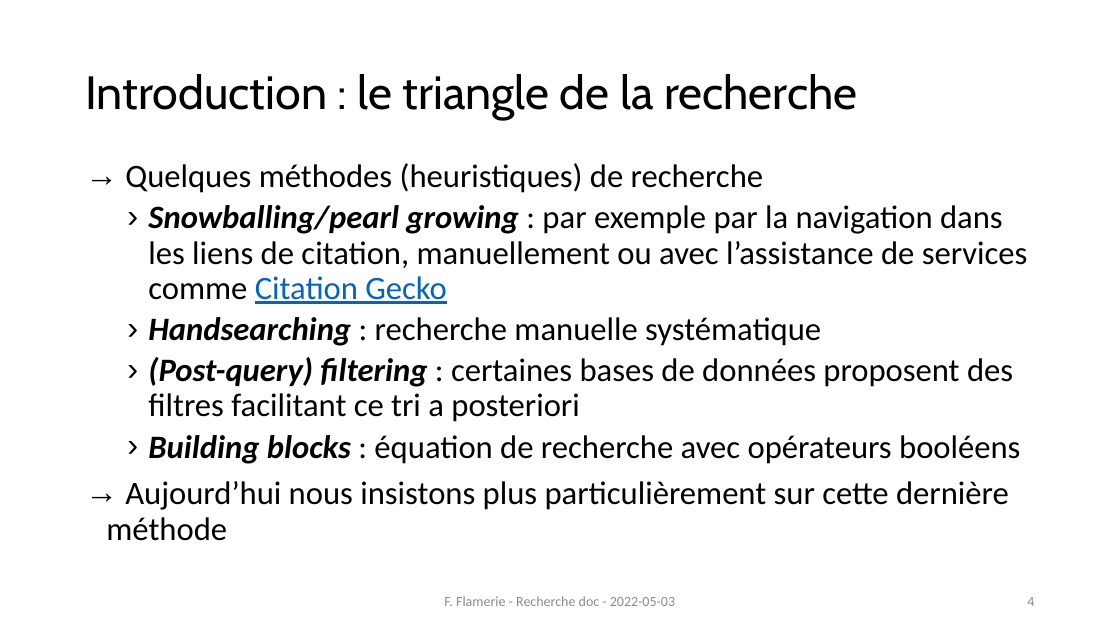
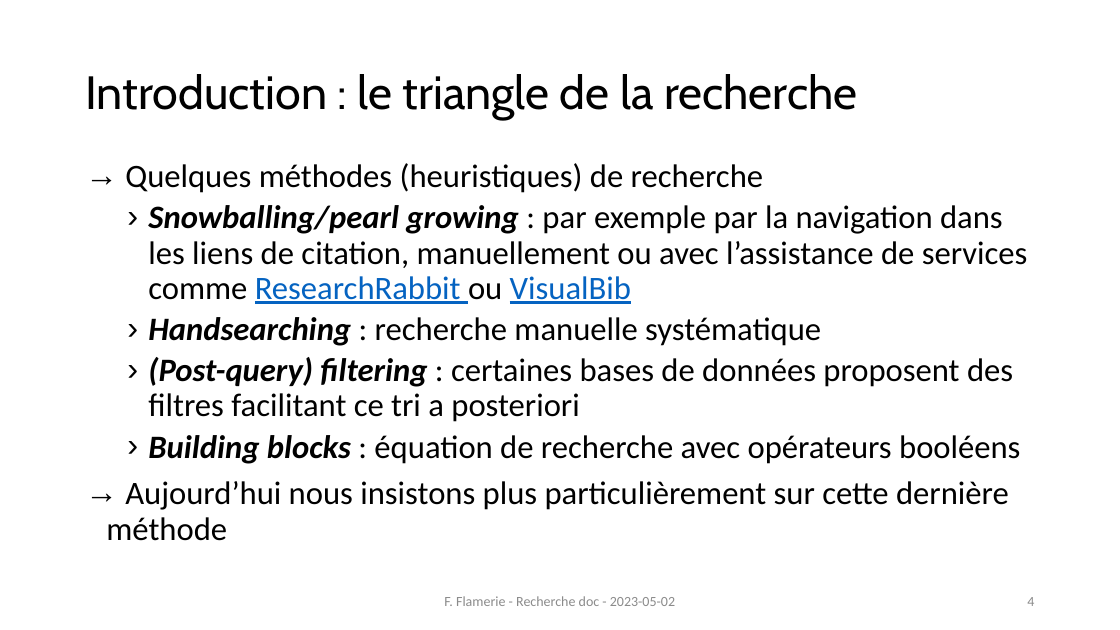
Before and after one commit to fflamerie/formbiblio, a slide deck: slide 4 of docs/module1-1_rech_biblio.pptx. Drawn at 1120x630 pixels with LibreOffice and Linux fonts; fonts in the diff are those of the drawing. Boxes give left, top, right and bottom in pixels: in the first picture for what was removed or moved away, otherwise in the second. Text is boxed around its words. In the diff, an @@ line names an element or a change of style, - is before the commit and + after.

```diff
--- a/docs/module1-1_rech_biblio.pptx
+++ b/docs/module1-1_rech_biblio.pptx
@@ text at <box>148,205,1028,304</box>: text changed @@
-  › Snowballing/pearl growing : par exemple par la navigation dans les liens de citation, manuellement ou avec l’assistance de services comme Citation Gecko
+  › Snowballing/pearl growing : par exemple par la navigation dans les liens de citation, manuellement ou avec l’assistance de services comme ResearchRabbit ou VisualBib
@@ text at <box>444,596,675,606</box>: text changed @@
-F. Flamerie - Recherche doc - 2022-05-03
+F. Flamerie - Recherche doc - 2023-05-02
```
Also in this commit, not shown: 29 other slides changed, 3 slides added, 3 slides removed, 7 other files.
